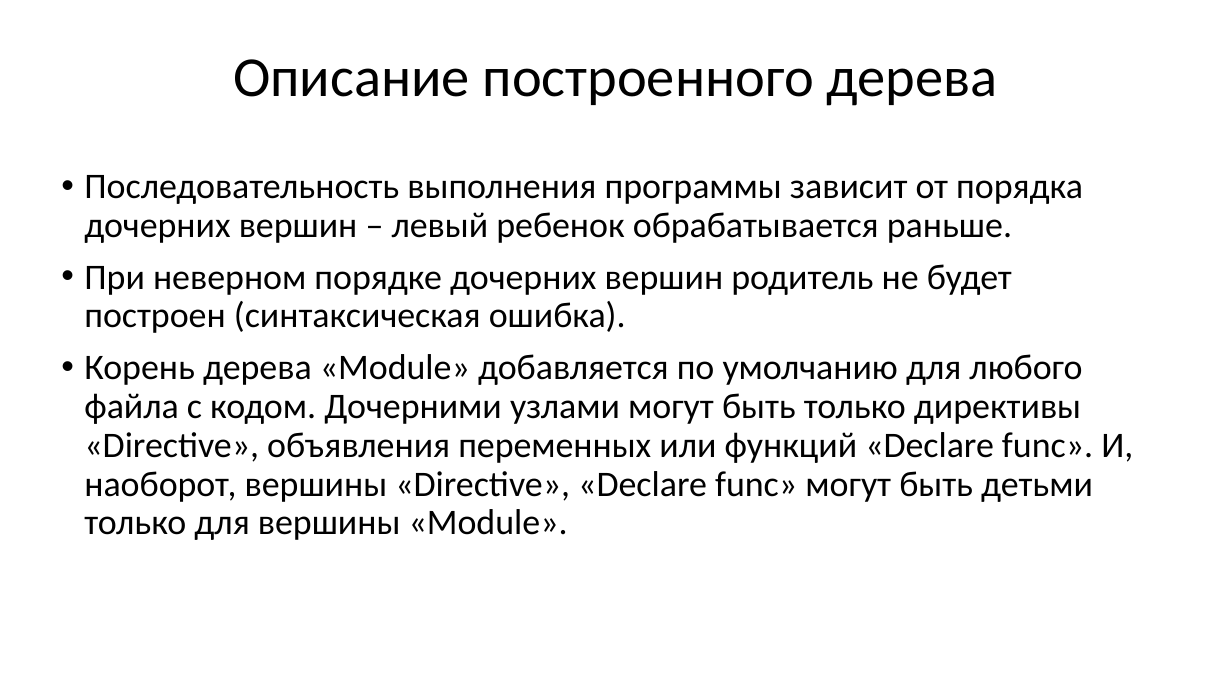
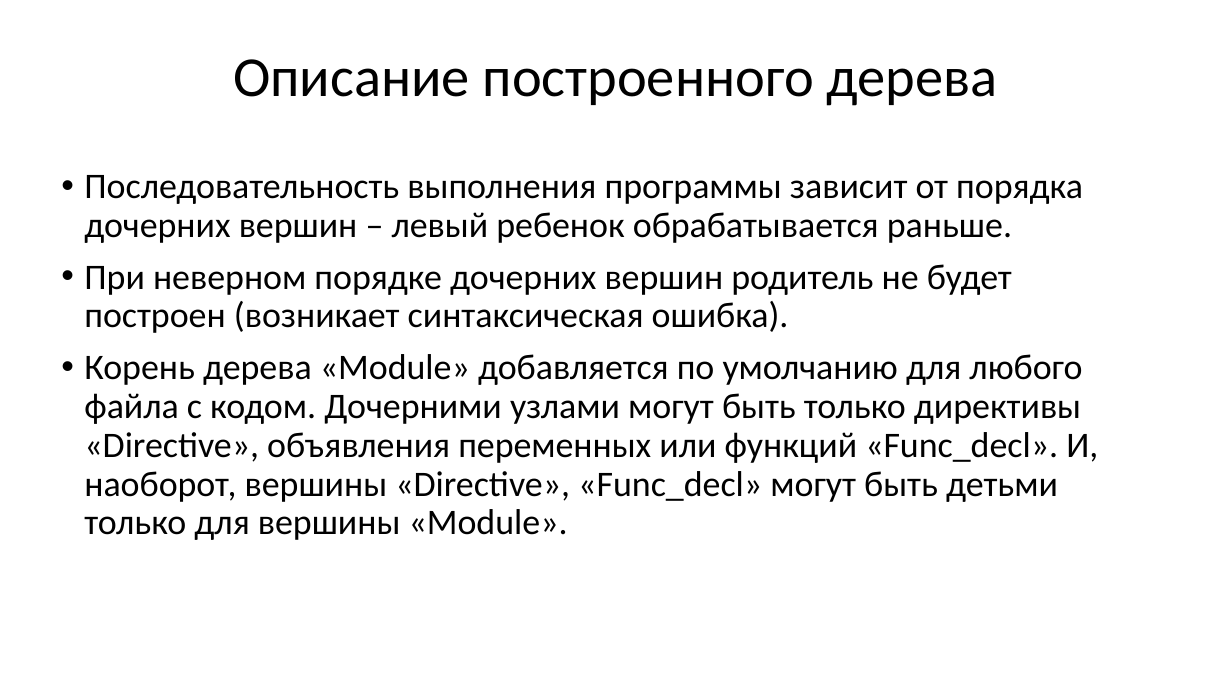
Before and after one commit to goddamnteam/korzun, a slide deck: slide 10 of task1.pptx (slide 9 before the commit). Drawn at 1232x693 pixels with LibreOffice and Linux fonts; fonts in the diff are those of the drawing. Boxes give left, top, right and bottom in pixels: in the first picture for what was removed or moved away, otherwise in the second. Text is boxed around its words. In the diff, an @@ line names an element or a change of style, - is before the commit and + after.

```diff
--- a/task1.pptx
+++ b/task1.pptx
@@ text at [84, 264, 1098, 540]: text changed @@
-• При неверном порядке дочерних вершин родитель не будет построен (синтаксическая ошибка).
-• Корень дерева «Module» добавляется по умолчанию для любого файла с кодом. Дочерними узлами могут быть только директивы «Directive», объявления переменных или функций «Declare func». И, наоборот, вершины «Directive», «Declare func» могут быть детьми только для вершины «Module».
+• При неверном порядке дочерних вершин родитель не будет построен (возникает синтаксическая ошибка).
+• Корень дерева «Module» добавляется по умолчанию для любого файла с кодом. Дочерними узлами могут быть только директивы «Directive», объявления переменных или функций «Func_decl». И, наоборот, вершины «Directive», «Func_decl» могут быть детьми только для вершины «Module».
```
Also in this commit, not shown: 9 other slides changed, 1 slide added, 2 slides removed.
